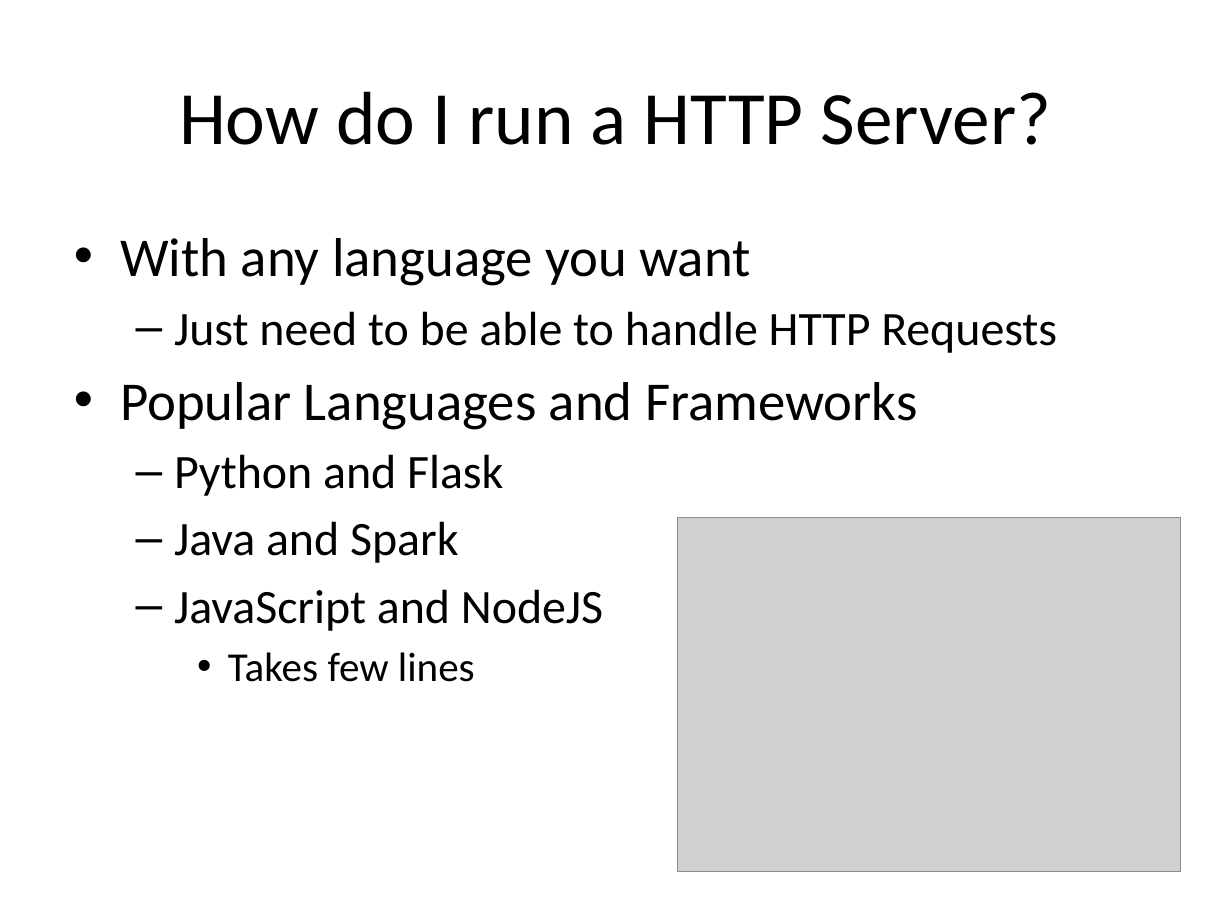
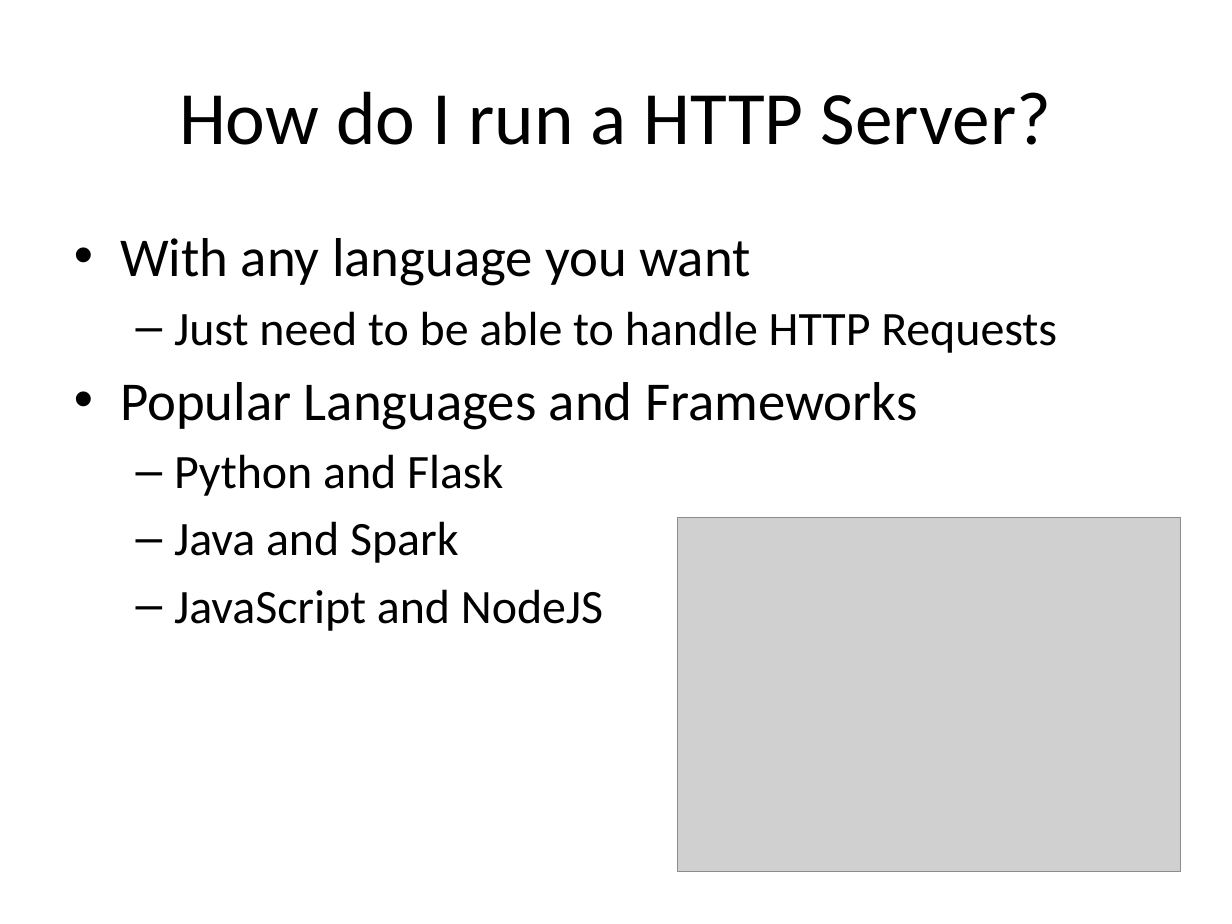
Before and after one commit to uwmadisonieee/Tutorials, a slide deck: slide 7 of Servers/Servers and Databases.pptx. Drawn at 1232x924 pixels with LibreOffice and Linux fonts; fonts in the diff are those of the drawing; grey boxes stand for pictures. Boxes give left, top, right and bottom in pixels: in the first picture for what was removed or moved away, otherwise in the second. Text is boxed around its words. In the diff, an @@ line names an element or a change of style, - is before the commit and + after.

Commit message:
updated Servers presentation

```diff
--- a/Servers/Servers and Databases.pptx
+++ b/Servers/Servers and Databases.pptx
@@ text at [228, 652, 475, 682]: paragraph removed @@
-    • Takes few lines
```
Also in this commit, not shown: 2 other slides changed, 37 slides added, 1 other file.
